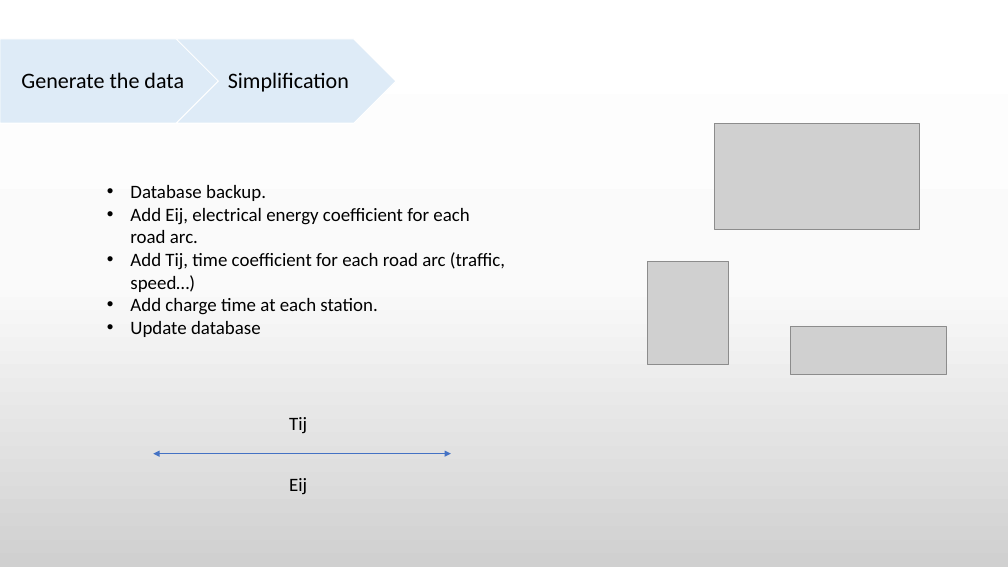
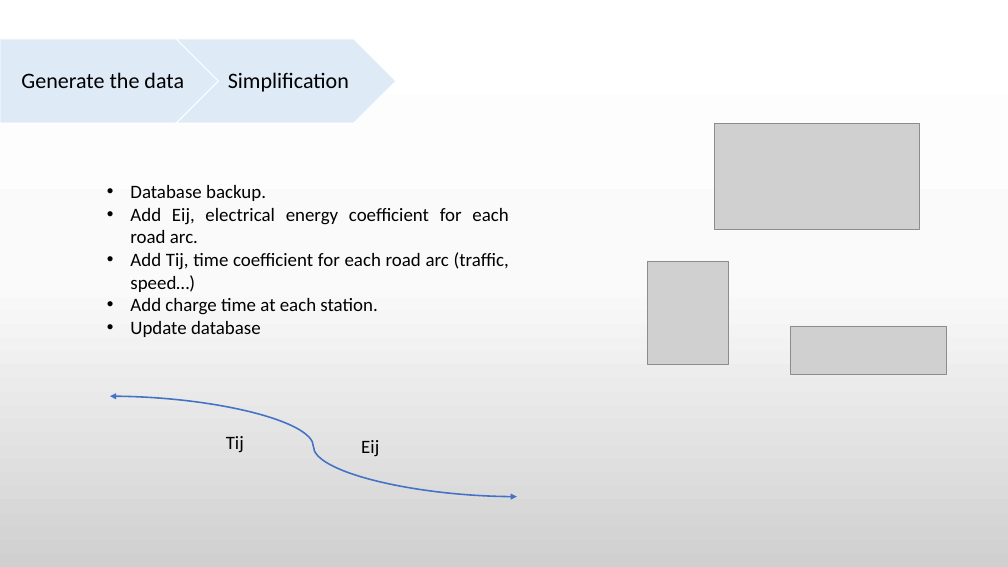
Before and after one commit to PS8-ItineraireOptimal/Documentation, a slide deck: slide 5 of presentation/Nouveau Présentation Microsoft PowerPoint.pptx. Drawn at 1008x567 pixels with LibreOffice and Linux fonts; fonts in the diff are those of the drawing; grey boxes stand for pictures. Boxes give left, top, right and bottom in pixels: in the first picture for what was removed or moved away, otherwise in the second. Text is boxed around its words. In the diff, an @@ line names an element or a change of style, - is before the commit and + after.

```diff
--- a/presentation/Nouveau Présentation Microsoft PowerPoint.pptx
+++ b/presentation/Nouveau Présentation Microsoft PowerPoint.pptx
@@ text "Database backup." at (130,185,509,337): alignment left to justified @@
@@ curved double arrow added from (110, 396) to (517, 497), #4472C4 1.5 pt @@
@@ text "Tij": place and size @@
-text "Tij" at (289,417,307,434)
+text "Tij" at (226,436,244,453)
@@ text "Eij": place and size @@
-text "Eij" at (289,478,307,494)
+text "Eij" at (361,440,379,457)
@@ double arrow removed from (154, 454) to (451, 454) @@
```
Also in this commit, not shown: 2 other slides changed.
